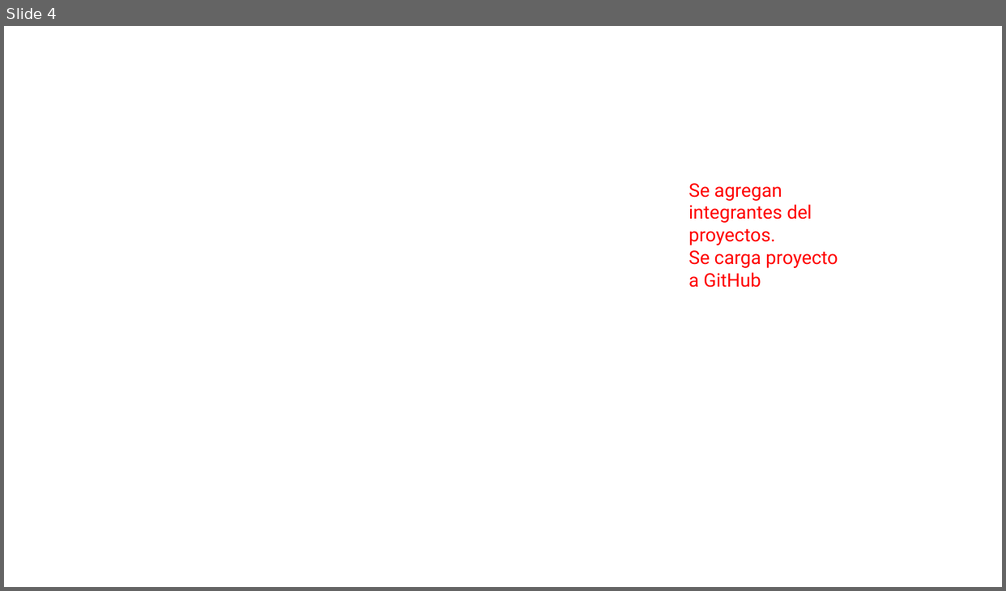
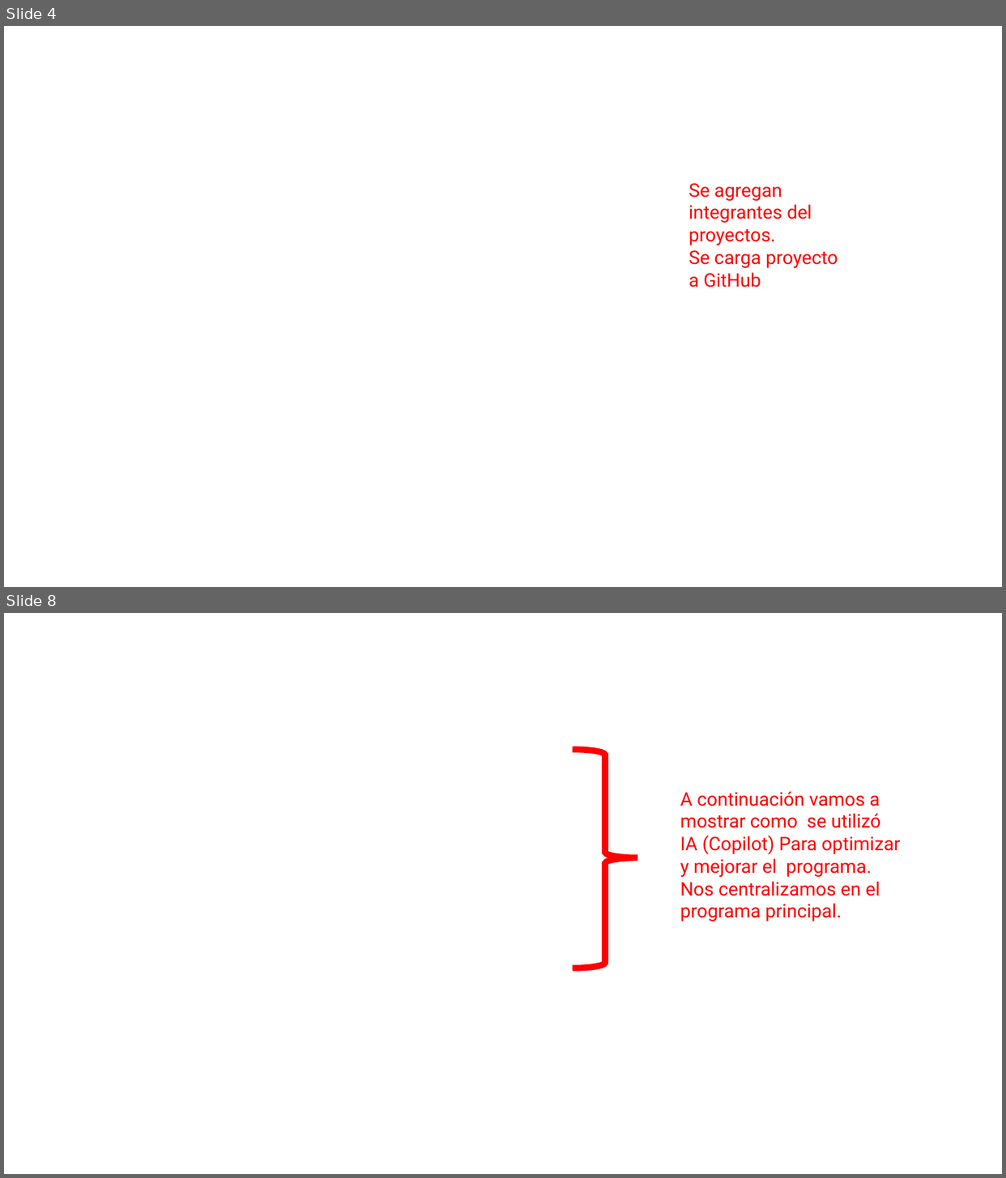
Before and after one commit to gdagatti/TpGrupal_MatematicaProgramacion, a slide deck: HistorialDeCambios.pptx. Shown one above the other, each under a label of ours: slide 4 before the commit, slides 4 and 8 after it; the slides between them are not shown. The pictures are 1006x591 and 1006x1178 pixels, drawn with LibreOffice and Linux fonts; fonts in the diff are those of the drawing; background and template pictures are left out. Boxes give left, top, right and bottom in pixels: in the first picture for what was removed or moved away, otherwise in the second. Text is boxed around its words. In the diff, an @@ line names an element or a change of style, - is before the commit and + after.

```diff
--- a/HistorialDeCambios.pptx
+++ b/HistorialDeCambios.pptx
@@ slide 8 added at (4, 613, 1002, 1174), background picture (left out) @@
@@ right brace added at (572, 749, 637, 968), outline #FF0000 6 pt @@
@@ text added at (680, 791, 900, 922), 18 pt, text #FF0000 @@
+A continuación vamos a mostrar como se utilizó IA (Copilot) Para optimizar y mejorar el programa. Nos centralizamos en el programa principal.
```
Also in this commit, not shown: 4 other slides added, 5 slides removed, 1 other file.
